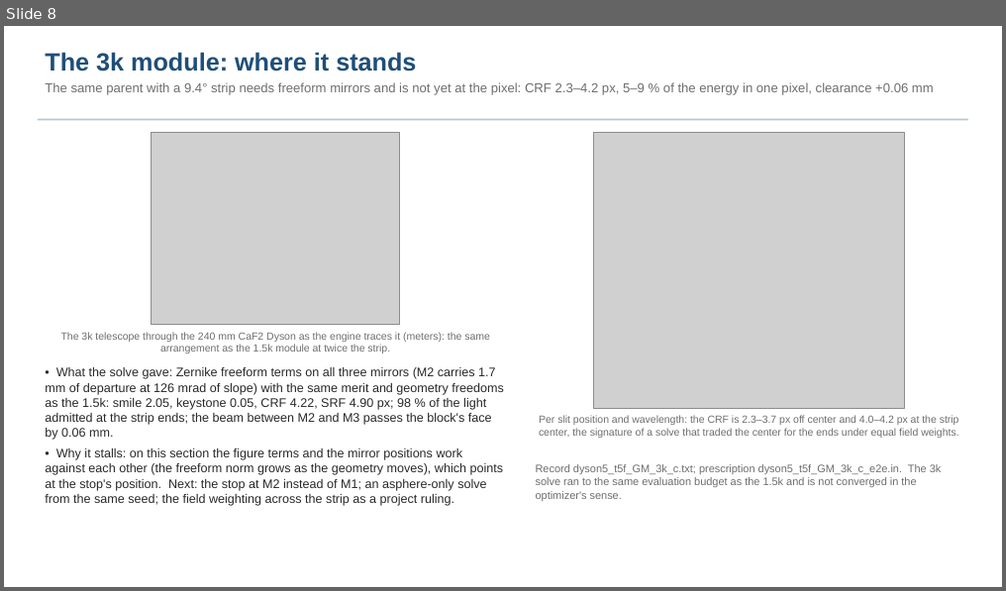
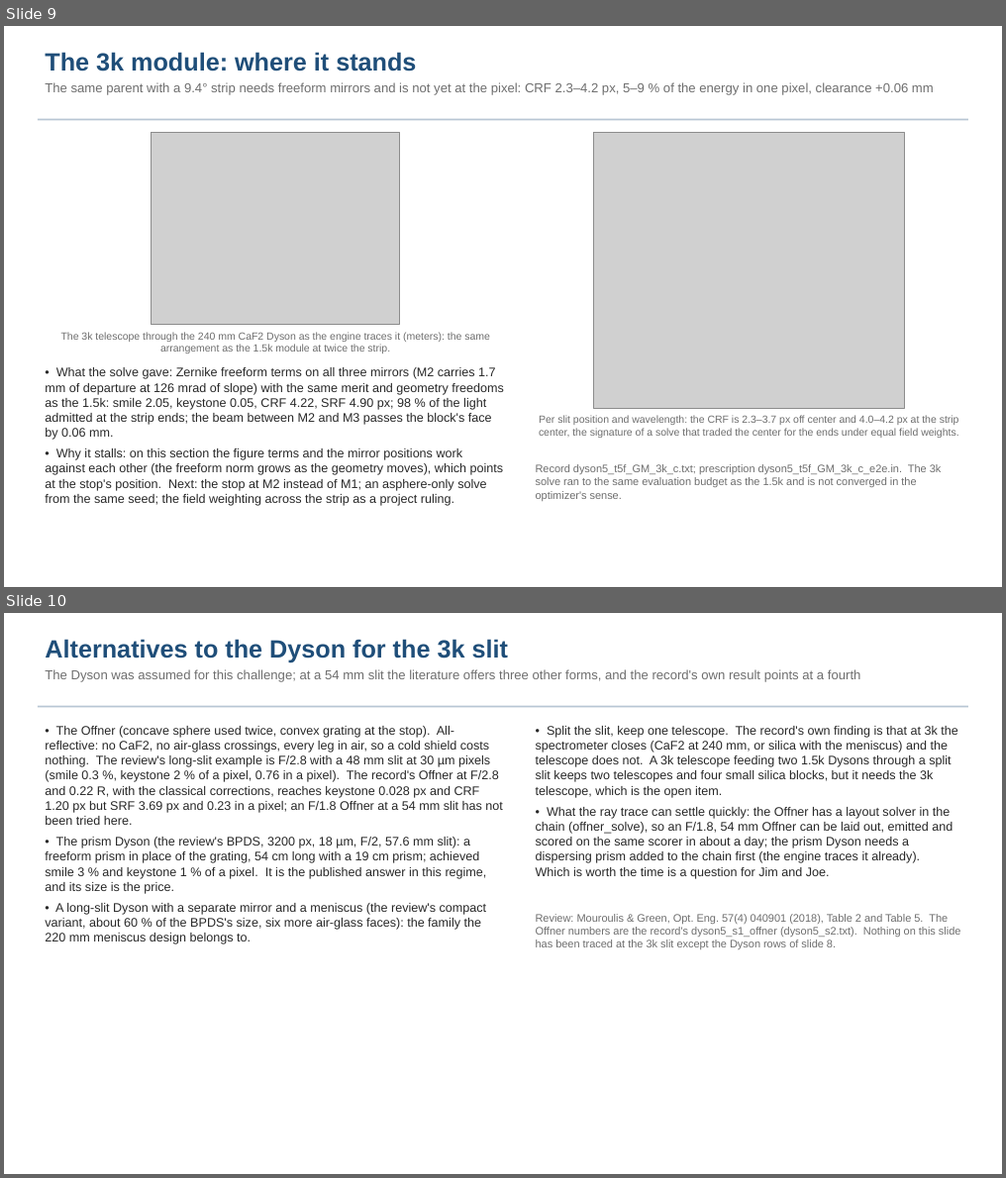
Before and after one commit to nasa-jpl/macos, a slide deck: demo_session/deck_dyson_record.pptx. Shown one above the other, each under a label of ours: slide 8 before the commit, slides 9 and 10 after it. The pictures are 1006x591 and 1006x1178 pixels, drawn with LibreOffice and Linux fonts; fonts in the diff are those of the drawing; grey boxes stand for pictures. Boxes give left, top, right and bottom in pixels: in the first picture for what was removed or moved away, otherwise in the second. Text is boxed around its words. In the diff, an @@ line names an element or a change of style, - is before the commit and + after.

```diff
--- a/demo_session/deck_dyson_record.pptx
+++ b/demo_session/deck_dyson_record.pptx
@@ slide 10 added at (4,613,1002,1174), background #FFFFFF @@
@@ text added at (45,639,861,682), 12.5 pt, text #6E6E6E @@
+Alternatives to the Dyson for the 3k slit
+The Dyson was assumed for this challenge; at a 54 mm slit the literature offers three other forms, and the record's own result points at a fourth
@@ rectangle added at (38,706,968,707), fill #B8C6D4 @@
@@ text added at (45,726,502,945), 12 pt, text #282828 @@
+• The Offner (concave sphere used twice, convex grating at the stop). All-reflective: no CaF2, no air-glass crossings, every leg in air, so a cold shield costs nothing. The review's long-slit example is F/2.8 with a 48 mm slit at 30 µm pixels (smile 0.3 %, keystone 2 % of a pixel, 0.76 in a pixel). The record's Offner at F/2.8 and 0.22 R, with the classical corrections, reaches keystone 0.028 px and CRF 1.20 px but SRF 3.69 px and 0.23 in a pixel; an F/1.8 Offner at a 54 mm slit has not been tried here.
+• The prism Dyson (the review's BPDS, 3200 px, 18 µm, F/2, 57.6 mm slit): a freeform prism in place of the grating, 54 cm long with a 19 cm prism; achieved smile 3 % and keystone 1 % of a pixel. It is the published answer in this regime, and its size is the price.
+• A long-slit Dyson with a separate mirror and a meniscus (the review's compact variant, about 60 % of the BPDS's size, six more air-glass faces): the family the 220 mm meniscus design belongs to.
@@ text added at (536,726,957,879), 12 pt, text #282828 @@
+• Split the slit, keep one telescope. The record's own finding is that at 3k the spectrometer closes (CaF2 at 240 mm, or silica with the meniscus) and the telescope does not. A 3k telescope feeding two 1.5k Dysons through a split slit keeps two telescopes and four small silica blocks, but it needs the 3k telescope, which is the open item.
+• What the ray trace can settle quickly: the Offner has a layout solver in the chain (offner_solve), so an F/1.8, 54 mm Offner can be laid out, emitted and scored on the same scorer in about a day; the prism Dyson needs a dispersing prism added to the chain first (the engine traces it already). Which is worth the time is a question for Jim and Joe.
@@ text added at (536,914,961,950), 10.5 pt, text #6E6E6E @@
+Review: Mouroulis & Green, Opt. Eng. 57(4) 040901 (2018), Table 2 and Table 5. The Offner numbers are the record's dyson5_s1_offner (dyson5_s2.txt). Nothing on this slide has been traced at the 3k slit except the Dyson rows of slide 8.
@@ what was slide 8 is now slide 9 @@
```
Also in this commit, not shown: 5 slides changed, 1 other slide added, 1 other file.
